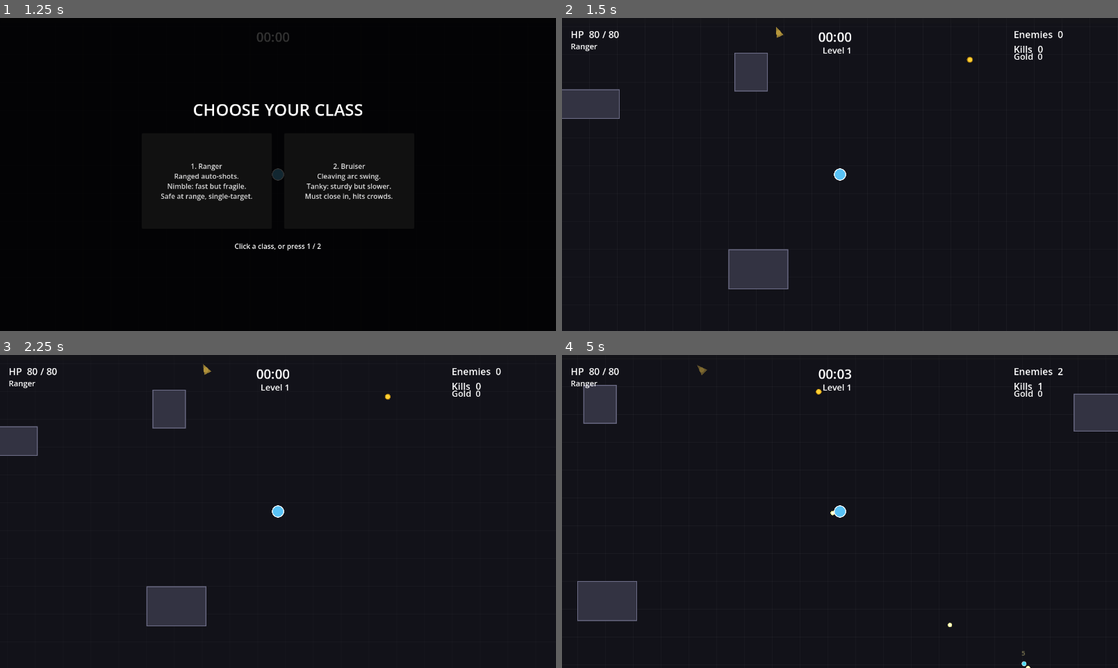
Above: before the commit, frames 1-4 (two rows, left to right).
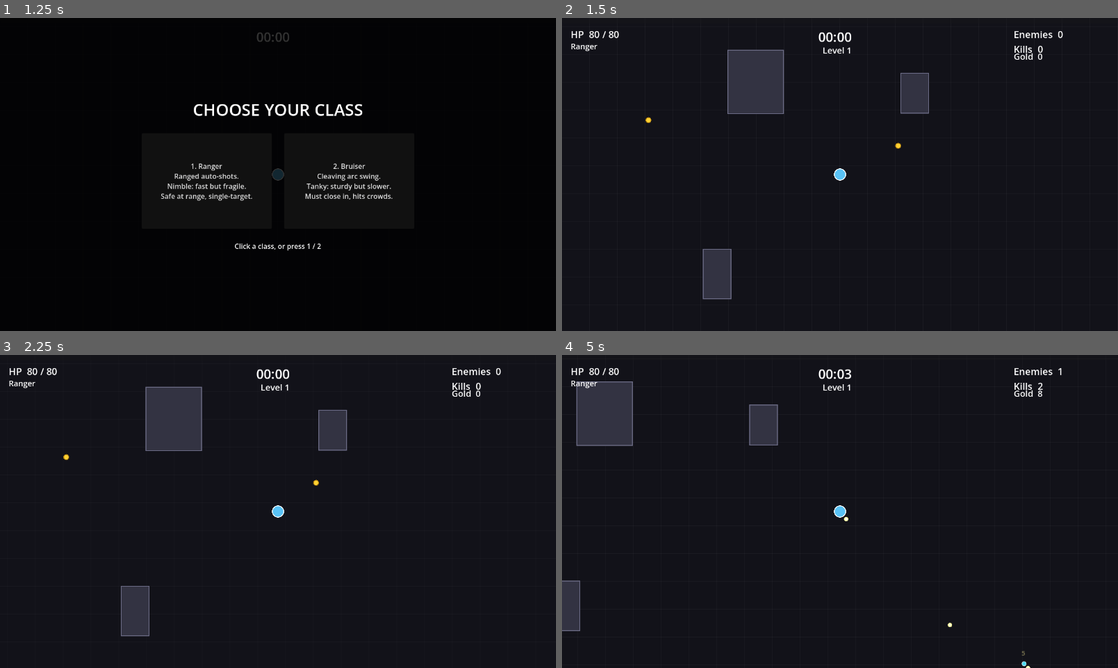
Above: after the commit, the same moments.

Repository: veighnsche/survivors-prototype
Game: Godot game, scene res://main_menu.tscn
Same seed, same stepped clock (60 frames per second), same inputs: the game is played once before the commit and once after it.
Inputs:
- Up to frame 1 (1.25 s): click "Start Run" at 0.5 s
- Up to frame 2 (1.5 s): click "1. Ranger Ranged auto-shots. …" at 1.25 s
- Up to frame 3 (2.25 s): tap Enter at 2 s; hold D from 2.03 s (still down); tap 1 at 2.1 s
- Up to frame 4 (5 s): release D at 2.78 s; hold S 2.78-3.53 s; tap 2 at 2.85 s; hold D 3.53-4.28 s; tap 3 at 3.6 s; hold W from 4.28 s (still down); tap Q at 4.35 s

Frame 1 is identical in both runs. In frame 2, 5.3% of the frame differs, in the area x 0-74%, y 2-90%; in frame 3, 5.0%; in frame 4, 5.0%.

Commit message:
Per-run map seed + rarer chests
- Obstacle/loot fields were deterministic with a fixed seed, so every run had the
  identical layout (and the same chests in the same spots). Added a per-run
  world_seed (randi() at run start) mixed into the cell hashing, so each run
  generates a different building + loot layout.
- Chests reduced from ~10% to ~4% of loot cells so they stop clustering.

Co-Authored-By: Claude Opus 4.8 <noreply@anthropic.com>

Diff:
--- a/scripts/game.gd
+++ b/scripts/game.gd
@@ -53,13 +53,17 @@
 	bg.target = player
 	add_child(bg)
 
+	var map_seed := randi()  # per-run seed: every run gets a different layout
+
 	var obstacles := ObstacleField.new()
 	obstacles.player = player
+	obstacles.world_seed = map_seed
 	add_child(obstacles)
 
 	var loot := LootField.new()
 	loot.player = player
 	loot.game = self
+	loot.world_seed = map_seed
 	add_child(loot)
 
 	gems_root = Node2D.new()
--- a/scripts/loot_field.gd
+++ b/scripts/loot_field.gd
@@ -6,6 +6,7 @@
 
 var player: Node2D
 var game
+var world_seed := 0  # per-run seed so loot placement differs each run
 
 var _active: Dictionary = {}    # cell -> node or null (empty cell)
 var _consumed: Dictionary = {}  # cell -> true (already collected)
@@ -56,8 +57,8 @@
 func _make(c: Vector2i, cell: float):
 	if c == Vector2i(0, 0):
 		return null  # keep the spawn point clear
-	# Distinct seed from the obstacle field so loot and buildings don't correlate.
-	var h := hash(Vector2i(c.x + 4096, c.y - 8192))
+	# Per-run seed + a "loot" salt so it varies each run and differs from buildings.
+	var h := hash("loot:%d:%d:%d" % [world_seed, c.x, c.y])
 	if posmod(h, 100) >= int(Config.LOOT_DENSITY):
 		return null
 
@@ -67,15 +68,15 @@
 
 	var roll := posmod(h >> 21, 100)
 	var node
-	if roll < 60:
+	if roll < 66:
 		var g := Gold.new()
 		g.value = 3 + posmod(h >> 3, 6)
 		node = g
-	elif roll < 90:
+	elif roll < 96:
 		var p := Pickup.new()
 		p.kind = _pickup_kind(h)
 		node = p
-	else:
+	else:  # ~4% of loot cells — chests are a rare find
 		node = Chest.new()
 
 	node.player = player
--- a/scripts/obstacle_field.gd
+++ b/scripts/obstacle_field.gd
@@ -5,6 +5,7 @@
 ## has structure to collide with everywhere.
 
 var player: Node2D
+var world_seed := 0  # per-run seed so each run's layout differs
 var _active: Dictionary = {}  # Vector2i -> ObstacleBody or null (empty cell)
 var _timer := 0.0
 
@@ -46,7 +47,7 @@
 func _make(c: Vector2i, cell: float):
 	if c == Vector2i(0, 0):
 		return null  # keep the spawn point clear
-	var h := hash(c)
+	var h := hash("obs:%d:%d:%d" % [world_seed, c.x, c.y])
 	if posmod(h, 100) >= int(Config.OBSTACLE_DENSITY):
 		return null
 	var ox := float(posmod(h >> 7, 220)) - 110.0
